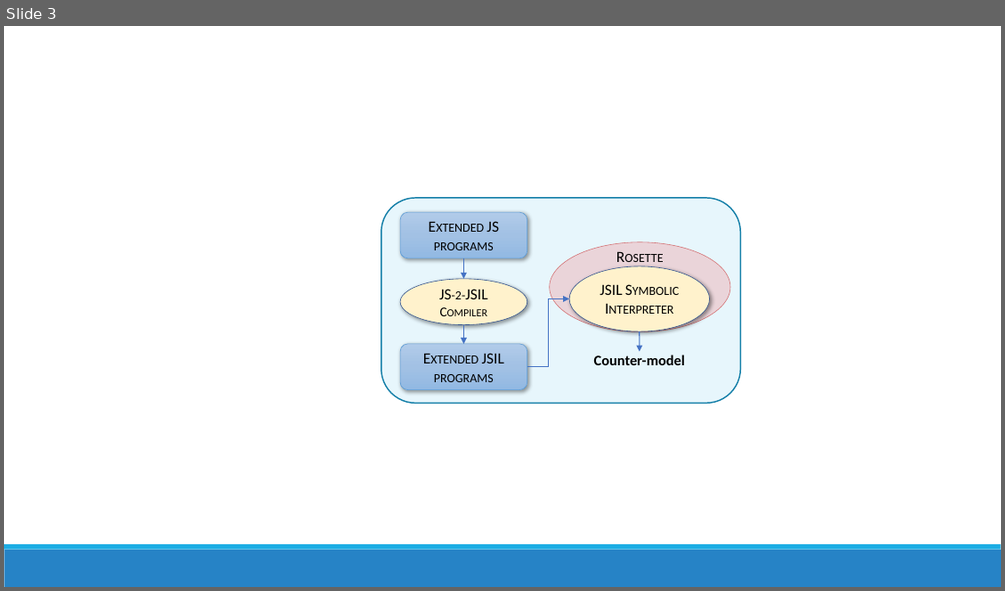
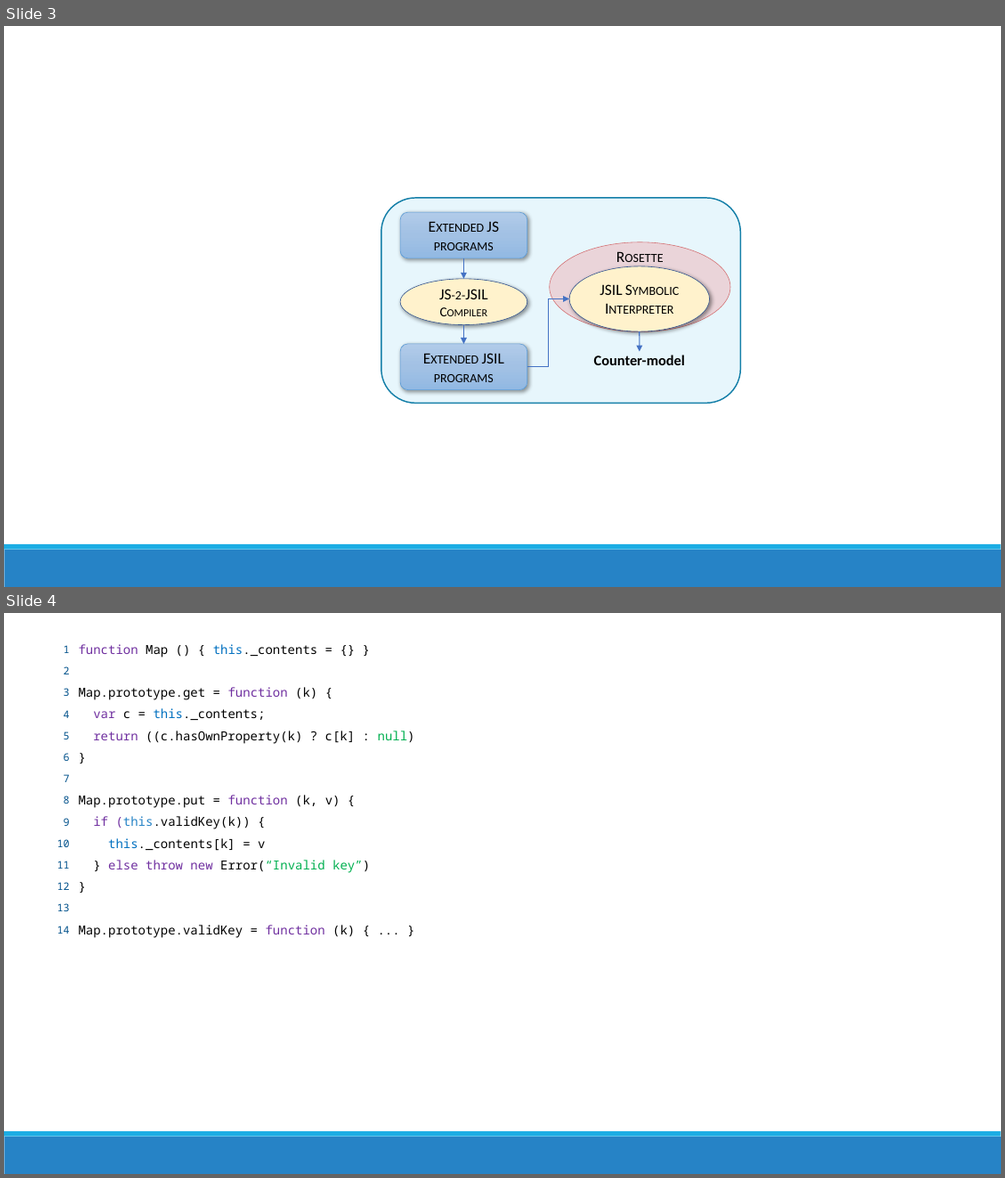
Before and after one commit to j3fsantos/IFlowJaVerT, a slide deck: papers/oopsla18/figures/PPTX.pptx. Shown one above the other, each under a label of ours: slide 3 before the commit, slides 3 and 4 after it. The pictures are 1005x591 and 1005x1178 pixels, drawn with LibreOffice and Linux fonts; fonts in the diff are those of the drawing. Boxes give left, top, right and bottom in pixels: in the first picture for what was removed or moved away, otherwise in the second. Text is boxed around its words. In the diff, an @@ line names an element or a change of style, - is before the commit and + after.

```diff
--- a/papers/oopsla18/figures/PPTX.pptx
+++ b/papers/oopsla18/figures/PPTX.pptx
@@ slide 4 added at <box>4,613,1001,1174</box>, background #FFFFFF; not listed: 2 template elements that a slide beside it also shows @@
@@ table added at <box>34,639,856,941</box>, 14 rows, 2 columns @@
+1 | function Map () { this._contents = {} }
+2 | 
+3 | Map.prototype.get = function (k) {
+4 | var c = this._contents;
+5 | return ((c.hasOwnProperty(k) ? c[k] : null)
+6 | }
+7 | 
+8 | Map.prototype.put = function (k, v) {
+9 | if (this.validKey(k)) {
+10 | this._contents[k] = v
+11 | } else throw new Error(“Invalid key”)
+12 | }
+13 | 
+14 | Map.prototype.validKey = function (k) { ... }
```
Also in this commit, not shown: 1 other file.
